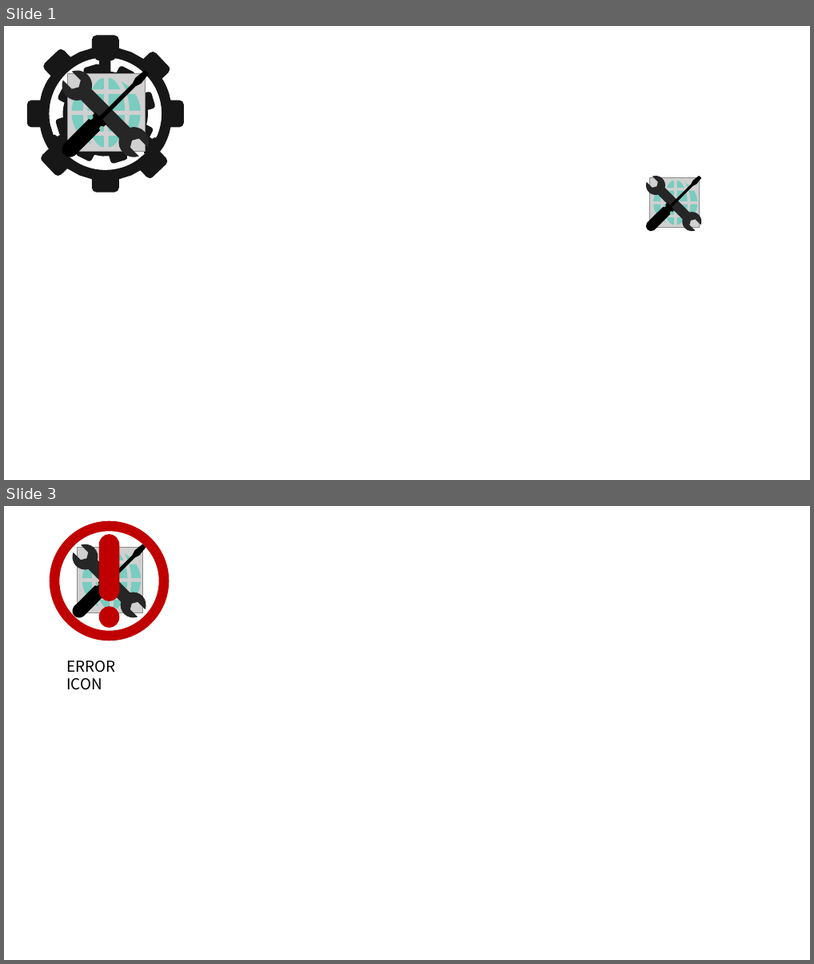
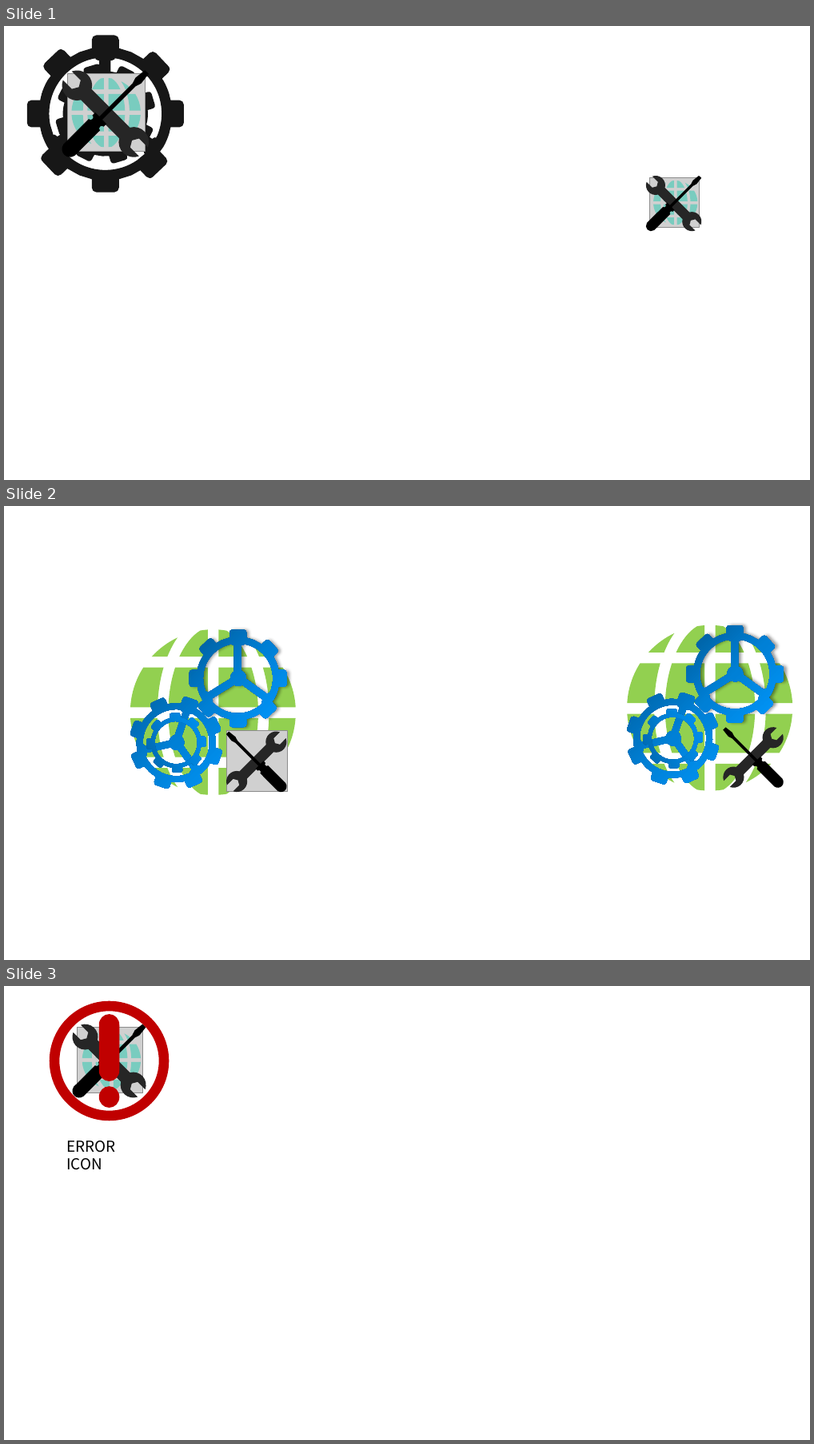
Before and after one commit to ZhiLing-xchy/MinecraftApiToolbox, a slide deck: icons/MinecraftApiToolbox.ico.pptx. Shown one above the other, each under a label of ours: slides 1 and 3 before the commit, slides 1, 2 and 3 after it; the slides between them are not shown. The pictures are 814x964 and 814x1444 pixels, drawn with LibreOffice and Linux fonts; fonts in the diff are those of the drawing; grey boxes stand for pictures. Boxes give left, top, right and bottom in pixels: in the first picture for what was removed or moved away, otherwise in the second. Text is boxed around its words. In the diff, an @@ line names an element or a change of style, - is before the commit and + after.

```diff
--- a/icons/MinecraftApiToolbox.ico.pptx
+++ b/icons/MinecraftApiToolbox.ico.pptx
@@ slide 2 added at (4,506,810,960), background #FFFFFF @@
@@ freeform shape added at (628,625,705,790), fill #92D050 @@
@@ freeform shape added at (686,625,784,723), fill gradient #005B97 to #0081D7 to #0099FF @@
@@ freeform shape added at (716,625,794,790), fill #92D050 @@
@@ freeform shape added at (130,629,208,795), fill #92D050 @@
@@ freeform shape added at (190,629,287,727), fill gradient #005B97 to #0081D7 to #0099FF @@
@@ freeform shape added at (218,629,296,795), fill #92D050 @@
@@ freeform shape added at (118,684,236,802), fill gradient #005B97 to #0081D7 to #0099FF @@
@@ freeform shape added at (614,679,733,797), fill gradient #005B97 to #0081D7 to #0099FF @@
@@ freeform shape added at (632,696,715,780), fill gradient #005B97 to #0081D7 to #0099FF @@
@@ freeform shape added at (134,700,218,784), fill gradient #005B97 to #0081D7 to #0099FF @@
@@ freeform shape added at (226,731,287,792), fill #262626 @@
@@ freeform shape added at (226,732,287,792), fill #000000 @@
@@ picture added at (227,731,288,791) @@
@@ freeform shape added at (723,727,784,788), fill #000000 @@
@@ freeform shape added at (724,727,784,788), fill #262626 @@
```
Also in this commit, not shown: 1 slide removed, 10 other files.
